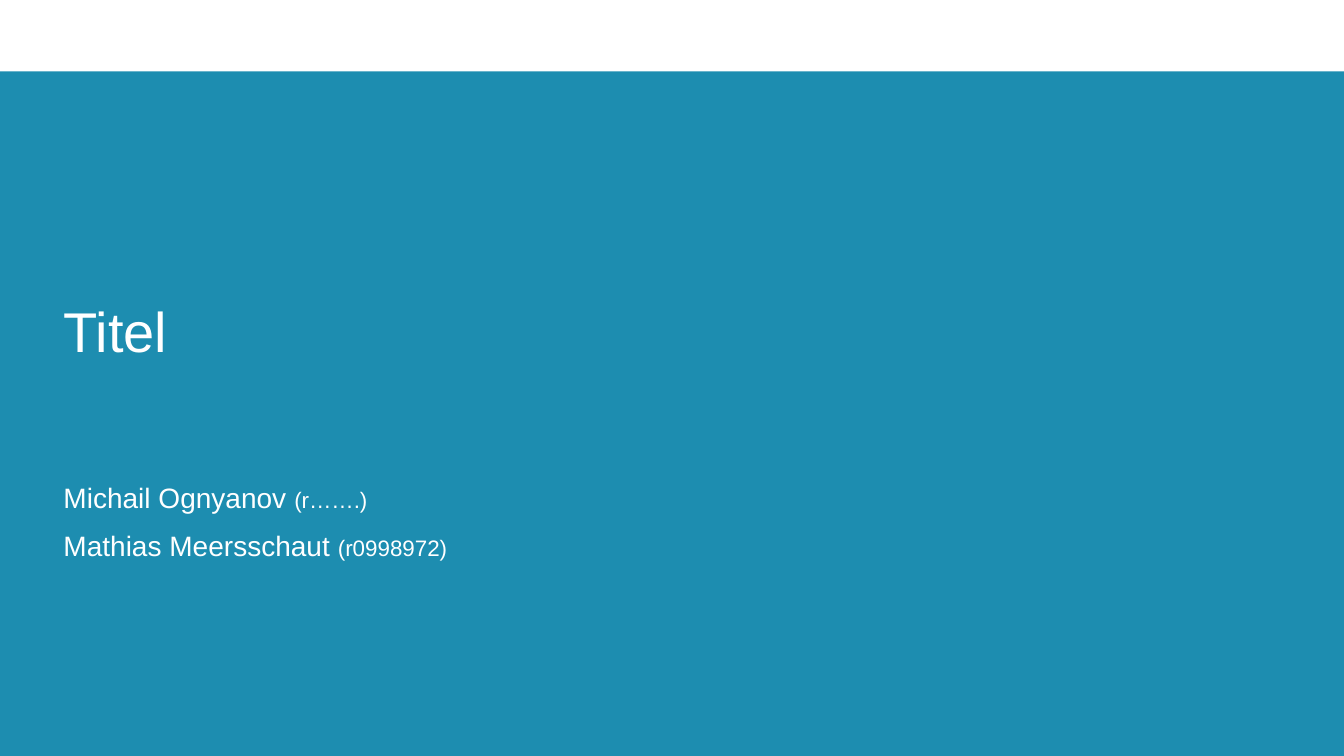
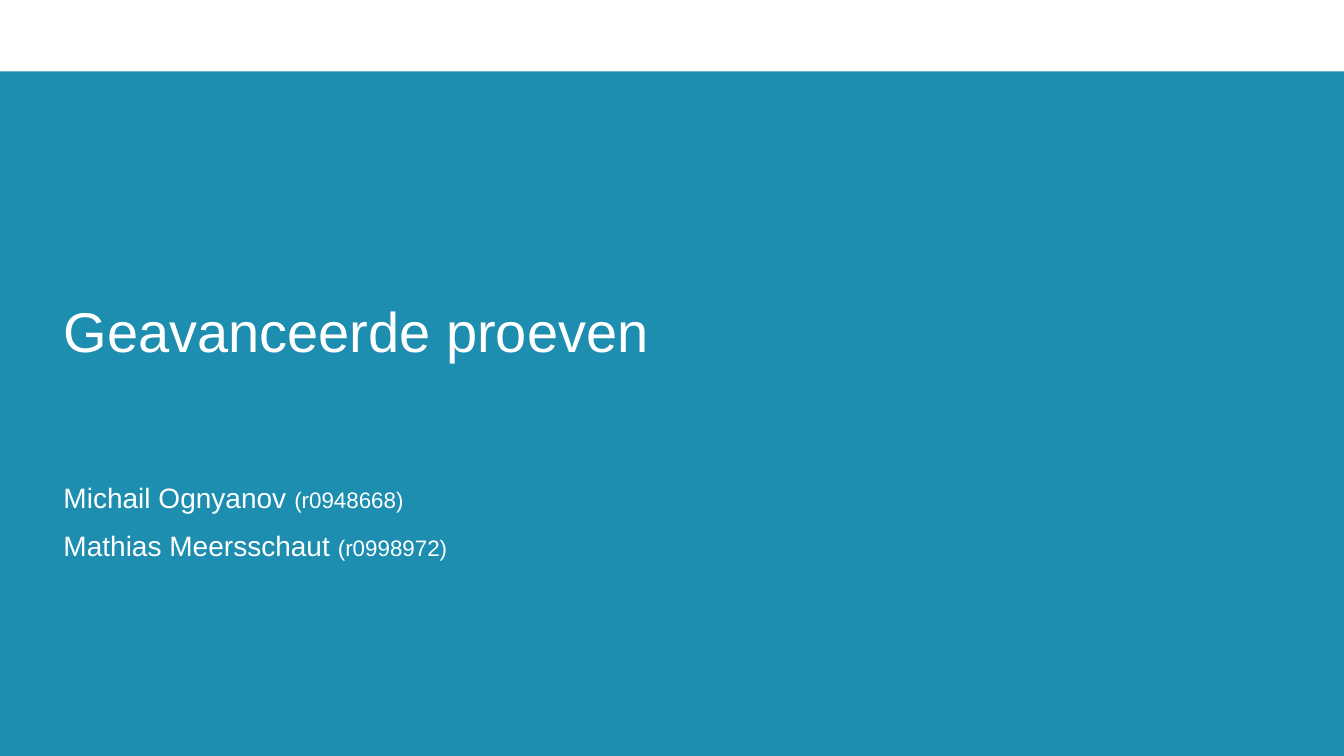
Before and after one commit to MathiMuts/Experimentele, a slide deck: slide 1 of Practicum13_(Advanced_2)/Geavanceerde-proeven.pptx. Drawn at 1344x756 pixels with LibreOffice and Linux fonts; fonts in the diff are those of the drawing; background and template pictures are left out. Boxes give left, top, right and bottom in pixels: in the first picture for what was removed or moved away, otherwise in the second. Text is boxed around its words. In the diff, an @@ line names an element or a change of style, - is before the commit and + after.

```diff
--- a/Practicum13_(Advanced_2)/Geavanceerde-proeven.pptx
+++ b/Practicum13_(Advanced_2)/Geavanceerde-proeven.pptx
@@ title at [63, 311, 648, 362]: text changed @@
-Titel
+Geavanceerde proeven
@@ subtitle at [63, 487, 403, 513]: text changed @@
-Michail Ognyanov (r…….)
+Michail Ognyanov (r0948668)
```
Also in this commit, not shown: 5 other slides changed, 2 other files.
